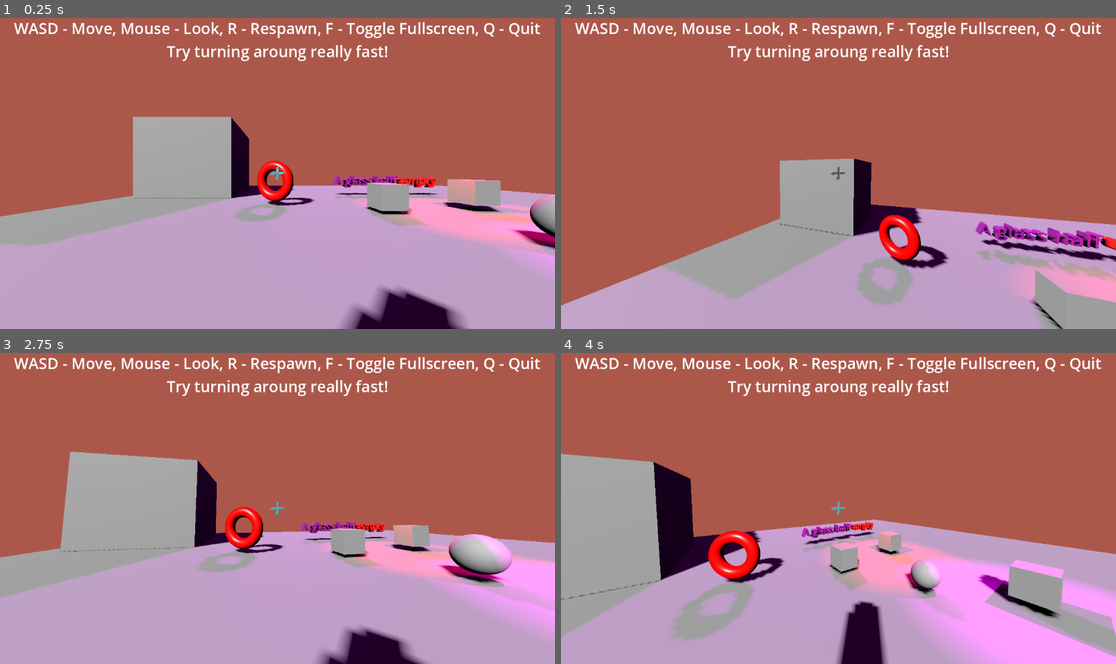
Above: before the commit, frames 1-4 (two rows, left to right).
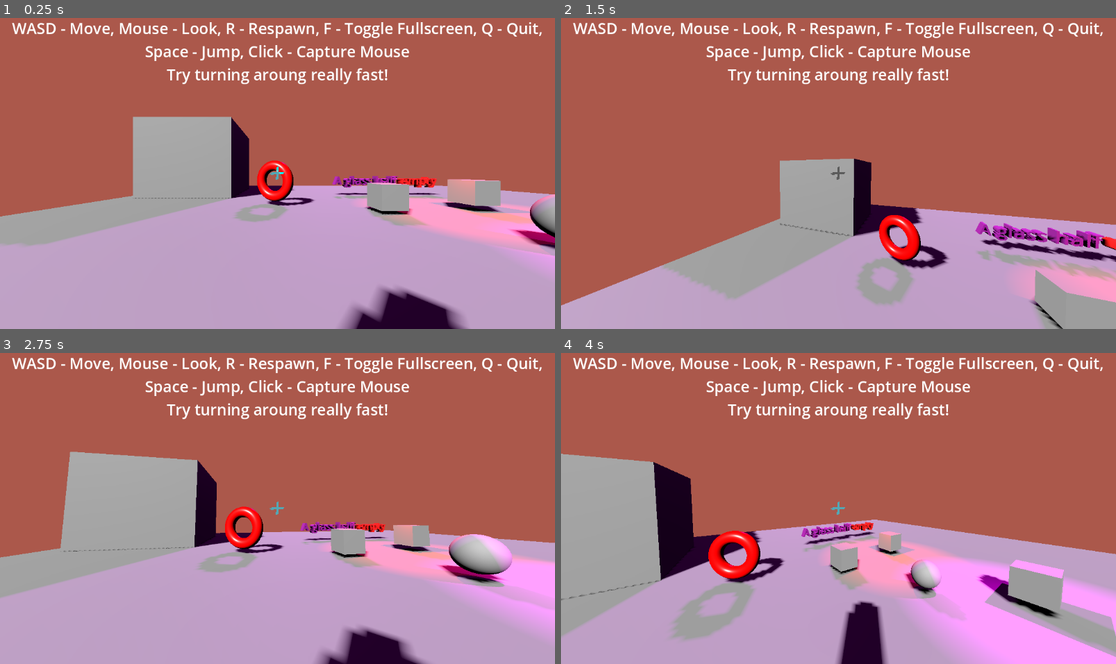
Above: after the commit, the same moments.

Repository: 1p6/Double-Cover
Game: Godot game, scene res://main.tscn
The game is run twice, just before and just after one commit, with the same random seed, the same clock (stepped at 60 frames per second) and the same inputs.
Inputs (mouse positions are in pixels of both pictures, inside the frame that each line leads up to):
- Up to frame 1 (0.25 s): no input
- Up to frame 2 (1.5 s): tap Enter at 0.5 s; move the mouse to (866, 170) at 0.52 s; move the mouse to (810, 173) at 1.27 s
- Up to frame 3 (2.75 s): move the mouse to (288, 502) at 2.02 s
- Up to frame 4 (4 s): tap Space at 2.75 s; move the mouse to (832, 511) at 2.77 s; move the mouse to (877, 511) at 3.52 s

The runs differ from the first frame. In frame 1, 3.5% of the frame differs, in the area x 2-98%, y 1-22%; in frame 2, 3.5%; in frame 3, 3.5%; in frame 4, 3.5%.

Commit message:
add extra control text

Diff:
--- a/main.tscn
+++ b/main.tscn
@@ -337,7 +337,7 @@
 anchor_right = 1.0
 offset_bottom = 23.0
 grow_horizontal = 2
-text = "WASD - Move, Mouse - Look, R - Respawn, F - Toggle Fullscreen, Q - Quit
+text = "WASD - Move, Mouse - Look, R - Respawn, F - Toggle Fullscreen, Q - Quit, Space - Jump, Click - Capture Mouse
 Try turning aroung really fast!"
 label_settings = SubResource("LabelSettings_7xquj")
 horizontal_alignment = 1
